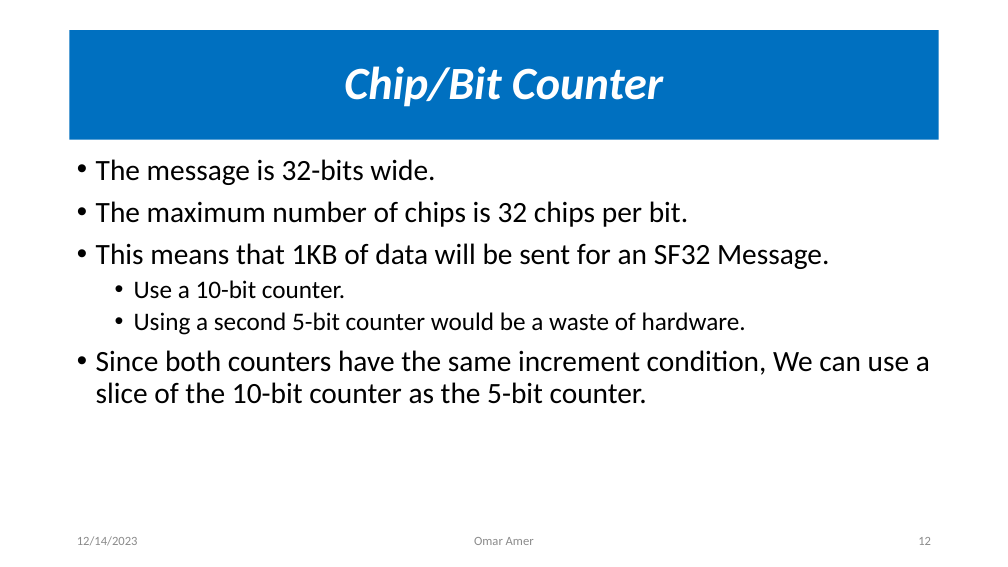
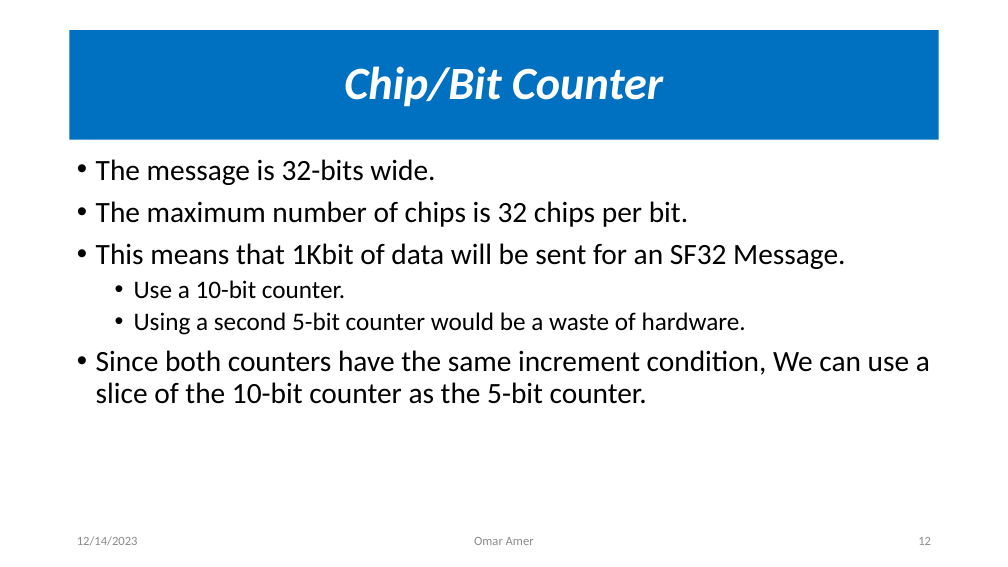
Before and after one commit to OmarAmer01/DCSK, a slide deck: slide 12 of docs/Presentation/main.pptx. Drawn at 1008x567 pixels with LibreOffice and Linux fonts; fonts in the diff are those of the drawing. Boxes give left, top, right and bottom in pixels: in the first picture for what was removed or moved away, otherwise in the second. Text is boxed around its words. In the diff, an @@ line names an element or a change of style, - is before the commit and + after.

```diff
--- a/docs/Presentation/main.pptx
+++ b/docs/Presentation/main.pptx
@@ text at <box>96,243,845,269</box>: text changed @@
-• This means that 1KB of data will be sent for an SF32 Message.
+• This means that 1Kbit of data will be sent for an SF32 Message.
```
Also in this commit, not shown: 4 other files.
